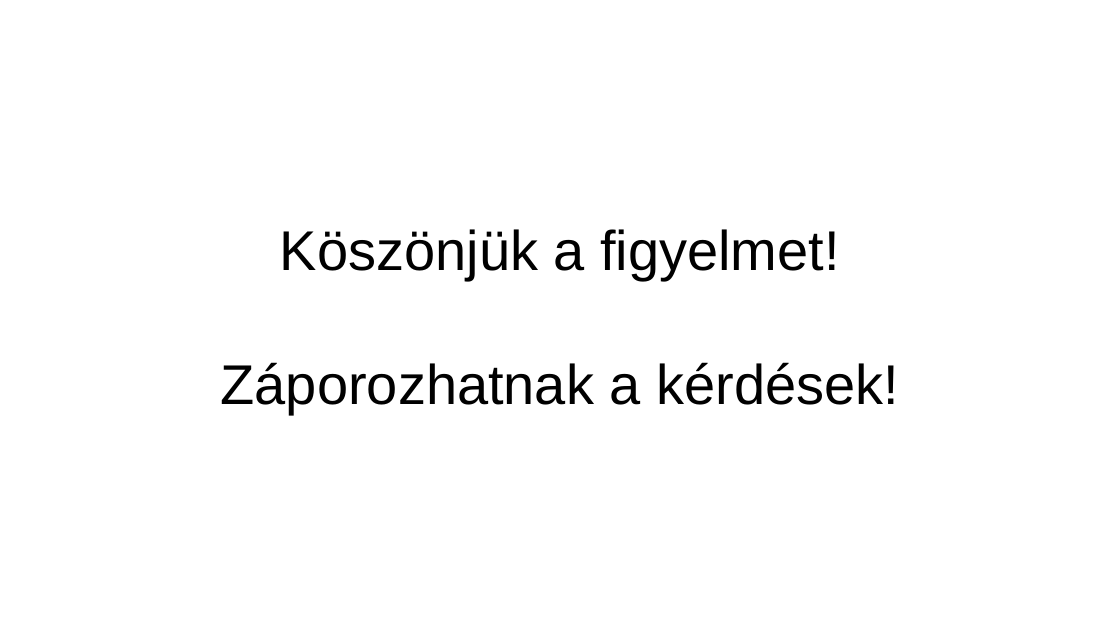
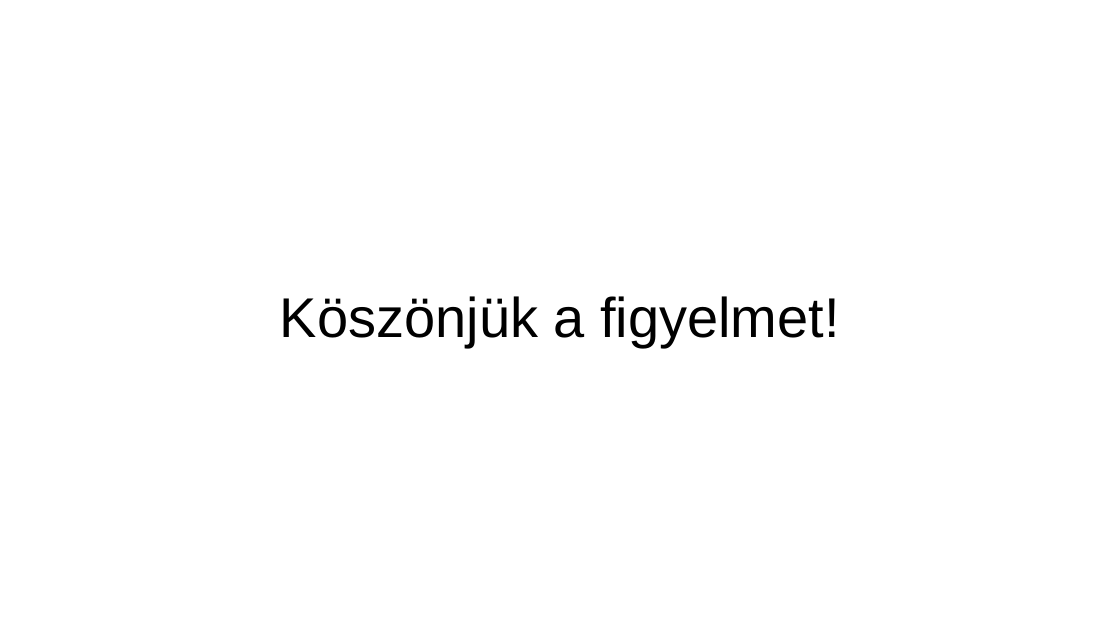
Before and after one commit to NNGSzegedAndUSzegedCollaboration/NNGSzegedAndUSzegedCollaboration.github.io, a slide deck: slide 19 of slideshows/grafreprezentacio.pptx (slide 16 before the commit). Drawn at 1120x630 pixels with LibreOffice and Linux fonts; fonts in the diff are those of the drawing. Boxes give left, top, right and bottom in pixels: in the first picture for what was removed or moved away, otherwise in the second. Text is boxed around its words. In the diff, an @@ line names an element or a change of style, - is before the commit and + after.

```diff
--- a/slideshows/grafreprezentacio.pptx
+++ b/slideshows/grafreprezentacio.pptx
@@ title at [221, 362, 899, 414]: paragraph removed @@
-Záporozhatnak a kérdések!
```
Also in this commit, not shown: 3 slides added, 1 other file.
